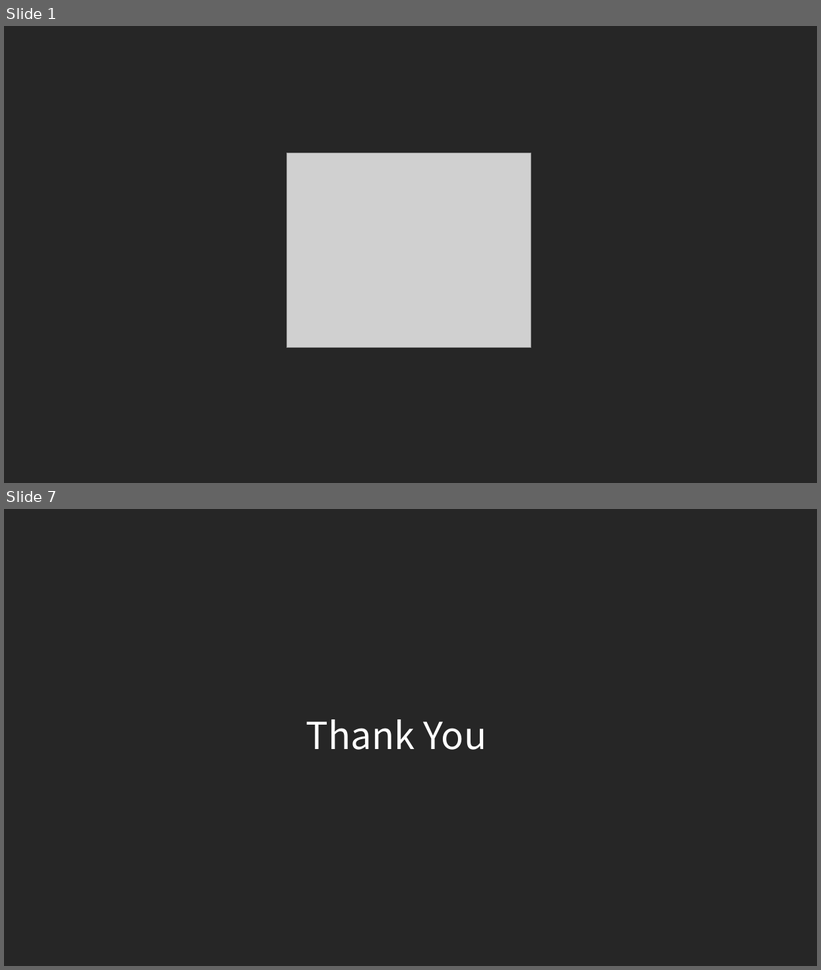
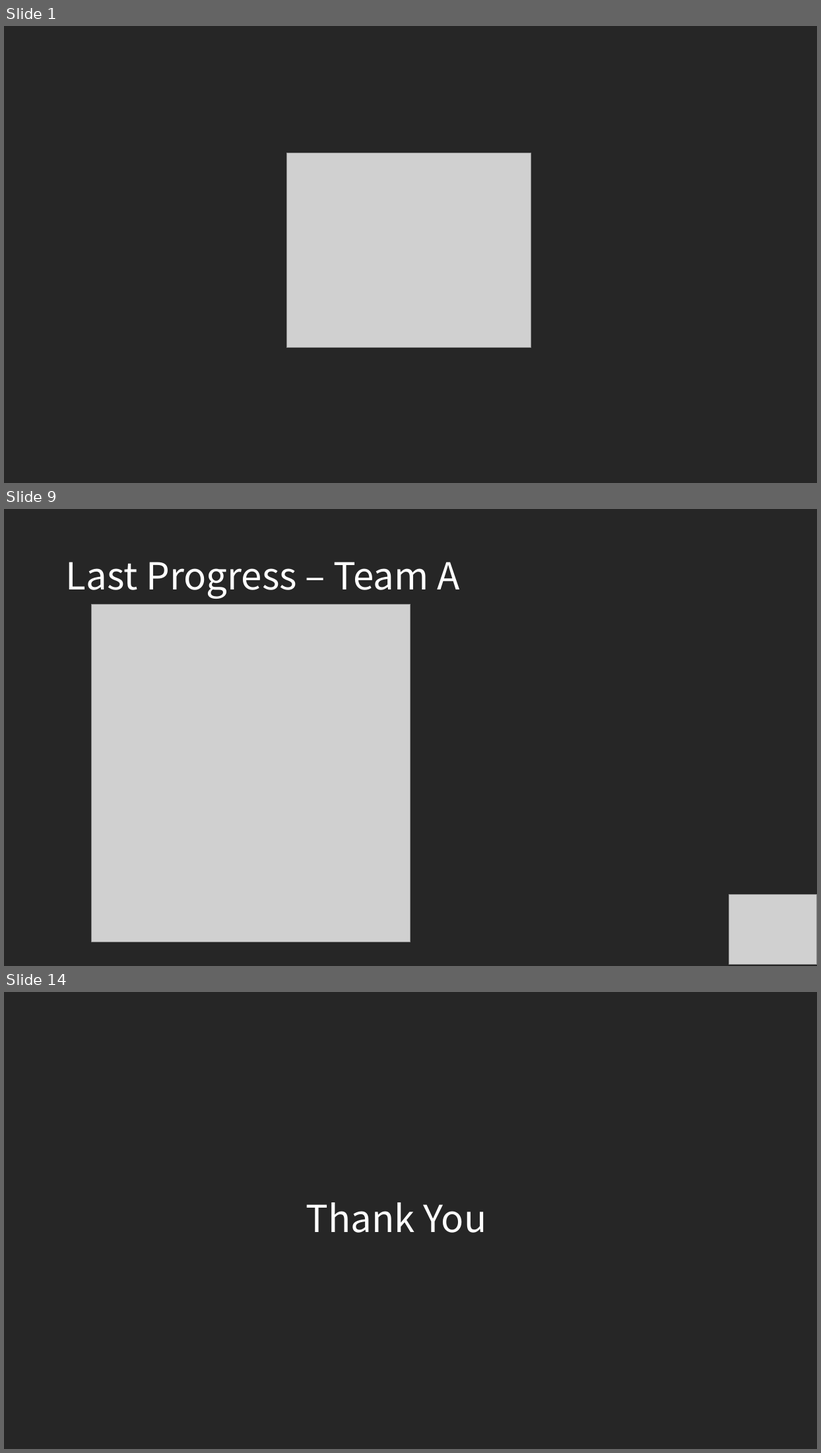
Before and after one commit to commadev/commadev.github.io, a slide deck: assets/documents/190411 Snake.pptx. Shown one above the other, each under a label of ours: slides 1 and 7 before the commit, slides 1, 9 and 14 after it; the slides between them are not shown. The pictures are 821x970 and 821x1453 pixels, drawn with LibreOffice and Linux fonts; fonts in the diff are those of the drawing; grey boxes stand for pictures. Boxes give left, top, right and bottom in pixels: in the first picture for what was removed or moved away, otherwise in the second. Text is boxed around its words. In the diff, an @@ line names an element or a change of style, - is before the commit and + after.

```diff
--- a/assets/documents/190411 Snake.pptx
+++ b/assets/documents/190411 Snake.pptx
@@ slide 9 added at [4,509,817,966], background #262626 @@
@@ title added at [66,562,459,599], 44 pt, text #FFFFFF @@
+Last Progress – Team A
@@ picture added at [92,604,411,942] @@
@@ picture added at [729,895,817,965] @@
@@ what was slide 7 is now slide 14 @@
```
Also in this commit, not shown: 2 slides changed, 9 other slides added, 3 slides removed.
